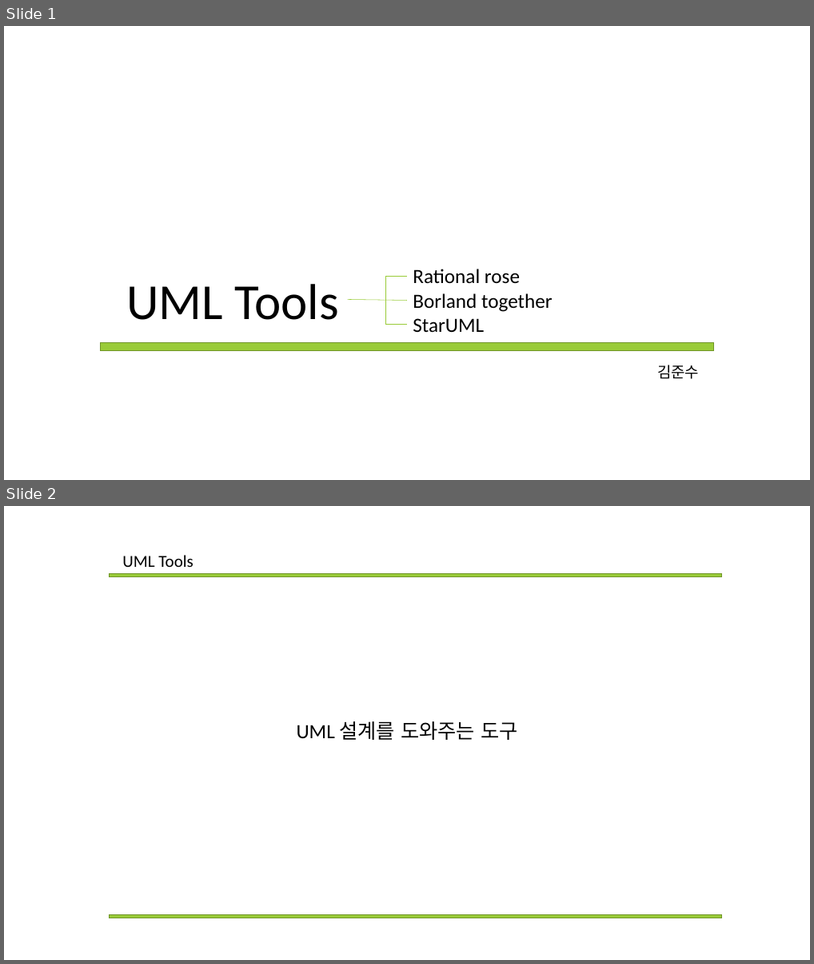
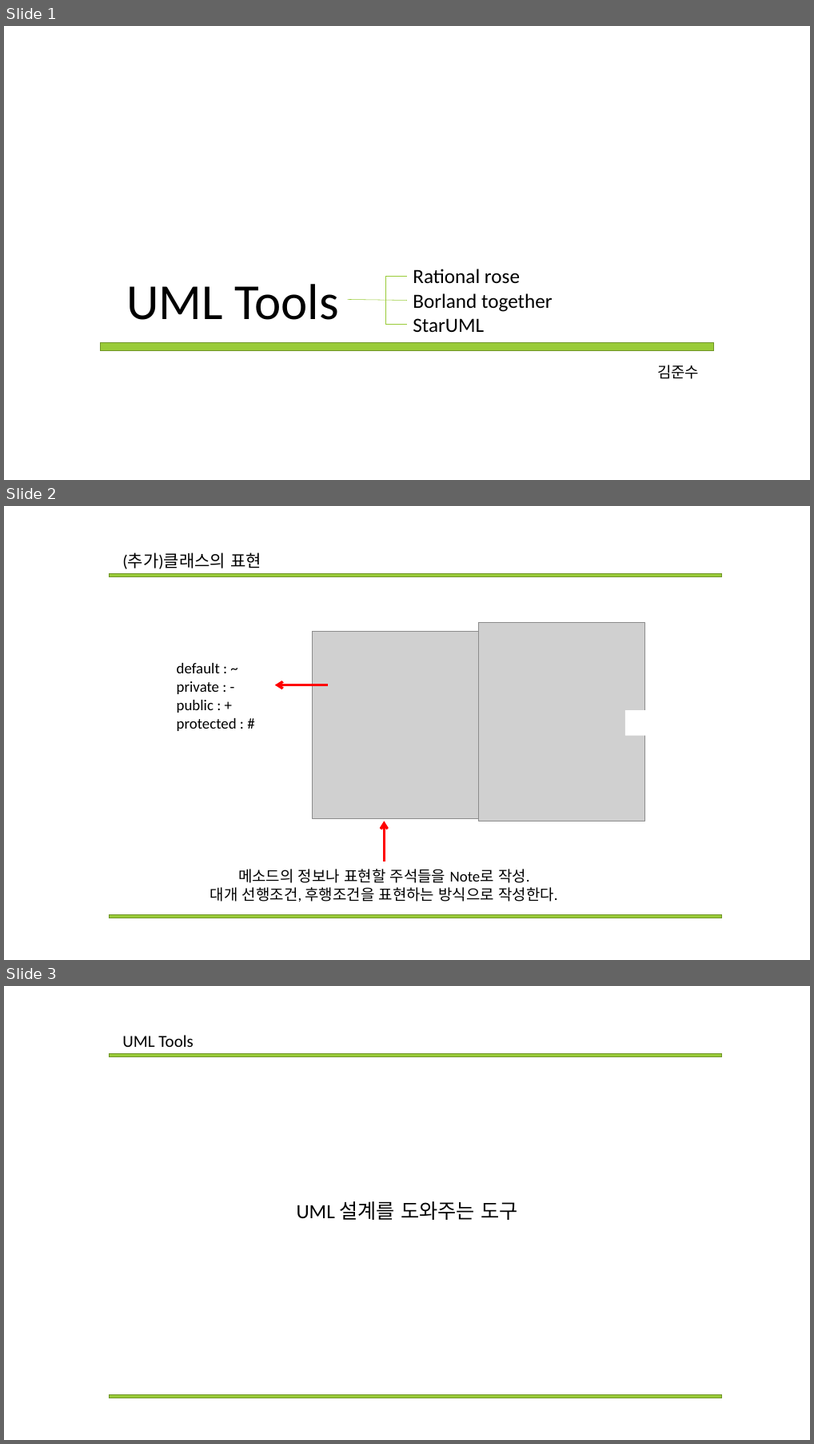
Before and after one commit to Mikusnuz/MyPractice, a slide deck: Study/11. Rational rose + StarUML + Borland together.pptx. Shown one above the other, each under a label of ours: slides 1 and 2 before the commit, slides 1, 2 and 3 after it. The pictures are 814x964 and 814x1444 pixels, drawn with LibreOffice and Linux fonts; fonts in the diff are those of the drawing; grey boxes stand for pictures. Boxes give left, top, right and bottom in pixels: in the first picture for what was removed or moved away, otherwise in the second. Text is boxed around its words. In the diff, an @@ line names an element or a change of style, - is before the commit and + after.

```diff
--- a/Study/11. Rational rose + StarUML + Borland together.pptx
+++ b/Study/11. Rational rose + StarUML + Borland together.pptx
@@ slide 2 added at (4, 506, 810, 960), background #FFFFFF @@
@@ text added at (122, 552, 262, 569), 20 pt, text #000000 @@
+(추가)클래스의 표현
@@ rectangle added at (109, 574, 722, 576), fill #99CB38, outline #719629 1 pt @@
@@ picture added at (479, 622, 646, 820) @@
@@ picture added at (313, 632, 479, 818) @@
@@ text added at (177, 663, 237, 731), 18 pt, text #000000 @@
+default : ~
+private : -
+public : +
+protected : #
@@ arrow added from (328, 685) to (275, 685), #FF0000 3 pt @@
@@ rectangle added at (626, 710, 693, 736), fill #FFFFFF @@
@@ arrow added from (385, 861) to (385, 820), #FF0000 3 pt @@
@@ text added at (210, 868, 558, 902), 18 pt, text #000000 @@
+메소드의 정보나 표현할 주석들을 Note로 작성.
+대개 선행조건, 후행조건을 표현하는 방식으로 작성한다.
@@ rectangle added at (109, 914, 722, 917), fill #99CB38, outline #719629 1 pt @@
@@ what was slide 2 is now slide 3 @@
```
Also in this commit, not shown: 1 slide changed, 1 slide removed, 3 other files.
